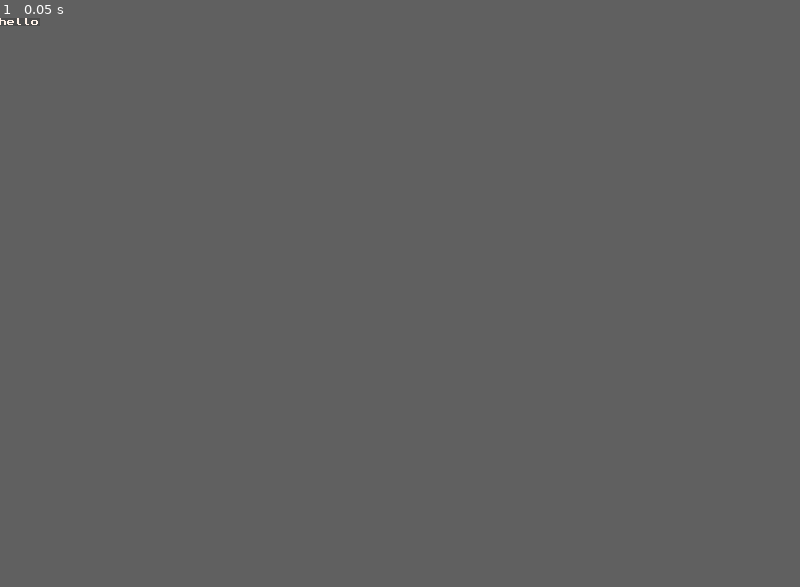
Above: before the commit, frame 1.
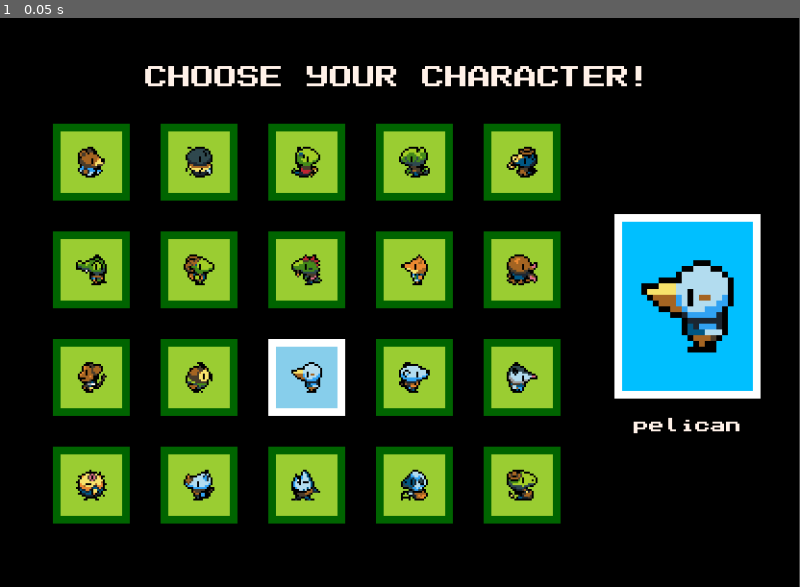
Above: after the commit, the same moment.

Repository: pilsef/drawing-nl
Game: Godot game, scene res://Root.tscn
Two runs of this game, one before a commit and one after it. Both use one fixed random seed, a clock stepped at 60 frames per second and the inputs below.
Inputs:
- Up to frame 1 (0.05 s): no input
In our replay, the window is 40x8 before the commit and 800x569 after it. These sizes can differ from the game's own. Grey fills any space a smaller window leaves; there, only what the larger window draws over its background counts as a difference.

The runs differ from the first frame. In frame 1, 33% of the frame differs, in the area x 0-100%, y 0-100%.

Commit message:
move png loading to separate class

Diff:
--- /dev/null
+++ b/LoadUtil.gd
@@ -0,0 +1,17 @@
+class_name LoadUtil
+
+static func load_pngs_at(path:String):
+	return load_files_at_with_extension(path, ".png")
+
+static func load_files_at_with_extension(path, extension):
+	var dir = DirAccess.open(path)
+	if !dir:
+		return []
+
+	var arr = []
+
+	for file in dir.get_files():
+		if file.ends_with(extension):
+			arr.append(load(path + file))
+
+	return arr
--- a/Root.tscn
+++ b/Root.tscn
@@ -1,12 +1,12 @@
 [gd_scene load_steps=4 format=3 uid="uid://dsrjwy4mgqm0f"]
 
 [ext_resource type="Script" path="res://Boot.gd" id="1_i05s4"]
-[ext_resource type="Script" path="res://fn/FnGu.gd" id="2_yb31r"]
+[ext_resource type="Script" path="res://fn/examples/FnGuCharacterSelection.gd" id="2_jdhiq"]
 
-[sub_resource type="Resource" id="Resource_3nhd0"]
-script = ExtResource("2_yb31r")
+[sub_resource type="Resource" id="Resource_45duj"]
+script = ExtResource("2_jdhiq")
 
 [node name="Root" type="Node2D"]
 position = Vector2(-1, 0)
 script = ExtResource("1_i05s4")
-rq_gu_root = SubResource("Resource_3nhd0")
+rq_gu_root = SubResource("Resource_45duj")
--- a/fn/FnGu.gd
+++ b/fn/FnGu.gd
@@ -3,9 +3,7 @@
 class_name FnGu
 
 func exec():
-
 	return textd("hello").exec()
-
 
 static func with(
 	rq_gu_item:Fn, pos:Vector2, dir:Vector2, offset:Vector2, rq_gu:Fn = null
--- a/fn/examples/FnGuCharacterSelection.gd
+++ b/fn/examples/FnGuCharacterSelection.gd
@@ -1,12 +1,12 @@
 extends FnGu
 
-class_name FnCharacterSelection
+class_name FnGuCharacterSelection
 
 @export var tex_animal_selected = load("res://tex/animals/pelican.png")
 
 func exec():
 
-	var arr_tex_animals = load_pngs_at("res://tex/animals/")
+	var arr_tex_animals = LoadUtil.load_pngs_at("res://tex/animals/")
 
 	var arr_rq_animals = []
 	for tex_animal in arr_tex_animals:
@@ -66,17 +66,3 @@
 		],
 		img(tex_char)
 	)
-
-
-static func load_pngs_at(path:String):
-	var dir = DirAccess.open(path)
-	if !dir:
-		return []
-
-	var arr = []
-
-	for file in dir.get_files():
-		if file.ends_with(".png"):
-			arr.append(load(path + file))
-
-	return arr
Not shown, changed: readme.md
